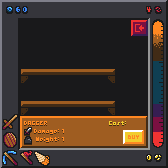
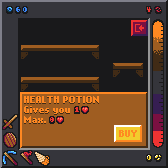
Comparing the layer stacks of the two 168 × 168 images. Changes:
added layer "Pasted Layer" above "Layer #4" over (153, 34, 163, 132)
painted on "Layer #4" over (153, 34, 163, 132)
painted on "Pasted Layer #5" over (114, 125, 144, 144)
removed group "Layer Group #9" (2 layers) from group "Layer Group #8" over (109, 121, 126, 126)
removed layer "Cost: #2" from group "Layer Group #9" over (109, 121, 126, 125)
removed layer "Cost: #3" from group "Layer Group #9" over (109, 122, 126, 126)
added group "Layer Group #23" with 3 layers in group "Layer Group #8" over (24, 96, 99, 124)
added layer "picaxe_cursor.png #3" in group "Layer Group #23" over (49, 106, 89, 124)
added layer "HEALTH POTION ..." in group "Layer Group #23" over (24, 96, 99, 123)
added layer "HEALTH POTION ... #1" in group "Layer Group #23" over (24, 97, 99, 124)
removed group "Layer Group #13" (3 layers) from group "Layer Group #8" over (24, 121, 64, 145)
moved "icon_weight.png" into group "Layer Group #18", painted on it over (24, 105, 32, 145)
moved "DAGGER ..." into group "Layer Group #18", painted on it over (24, 96, 74, 142)
moved "DAGGER ... #1" into group "Layer Group #18", painted on it over (24, 97, 74, 143)
painted on "Background copy" over (20, 45, 148, 118)
